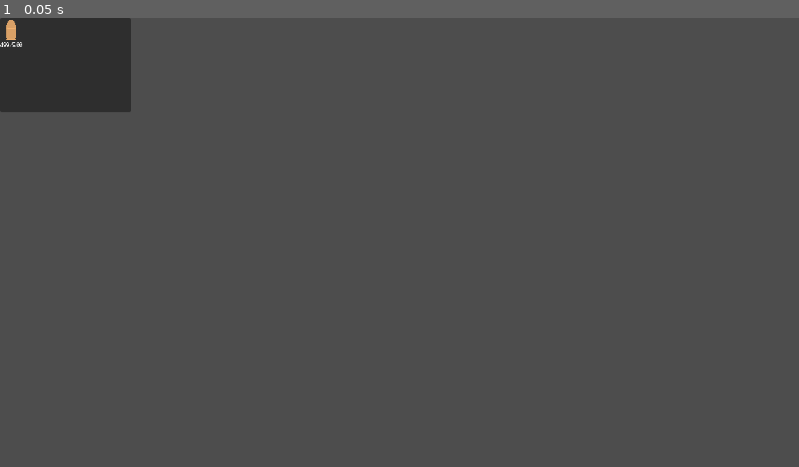
Above: before the commit, frame 1.
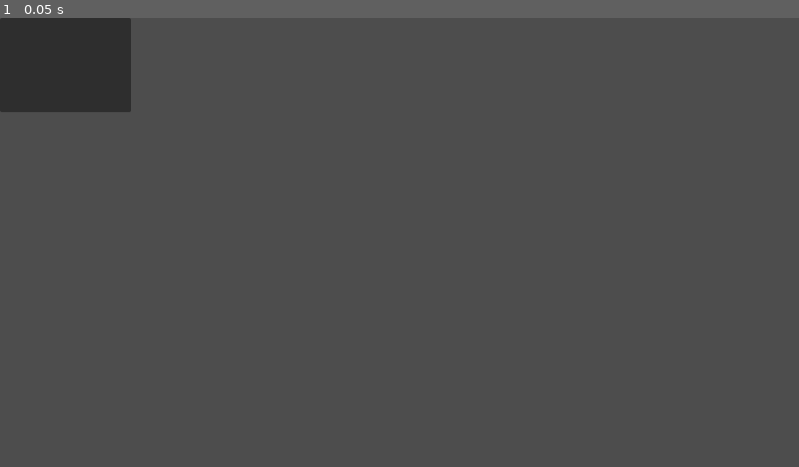
Above: after the commit, the same moment.

Repository: Exstreme-Noob/newnya
Game: Godot game, scene res://node_2d.tscn
Same seed, same stepped clock (60 frames per second), same inputs: the game is played once before the commit and once after it. The engine's default icon, where the game draws it, is replaced by a stand-in: a white triangle on a blue panel in a dark square.
Inputs:
- Up to frame 1 (0.05 s): no input

The runs differ from the first frame. In frame 1, less than 0.1% of the frame differs, in the area x 0-3%, y 0-7%.
Error after the commit: Invalid assignment of property or key 'set_max_columns' with value of type 'float' on a base object of type 'GridContainer'. (res://UI/Scripts/inv_grid_colums.…

Commit message:
%22dsa%20A%22

Diff:
--- /dev/null
+++ b/UI/Scripts/inv_grid_colums.gd
@@ -0,0 +1,13 @@
+extends Panel
+class_name Inventory
+var invgrid:GridContainer
+@export var gui_scale:int
+@export var inslot:Item
+func _ready() -> void:
+	invgrid = $Inventory
+	invgrid.set_max_columns = size.x/(50*gui_scale)
+	invgrid.max_rows
+	var i:int
+	while i < 20 :
+		i=i+1
+		invgrid
--- a/inv_slot.tscn
+++ b/inv_slot.tscn
@@ -1,6 +1,7 @@
-[gd_scene load_steps=4 format=3 uid="uid://dxrbit0mixo2x"]
+[gd_scene load_steps=5 format=3 uid="uid://dxrbit0mixo2x"]
 
 [ext_resource type="Script" uid="uid://jge2ghyen80g" path="res://UI/Scripts/inv_slot.gd" id="1_gvx5b"]
+[ext_resource type="Resource" uid="uid://bih81t3qnwj44" path="res://Items/9mm.tres" id="2_2om6g"]
 [ext_resource type="LabelSettings" uid="uid://dsqcnatgdnnmy" path="res://invFont.tres" id="2_gw5dw"]
 [ext_resource type="Texture2D" uid="uid://ch6evjimer5ck" path="res://Items/texures/9mm.png" id="2_nrbg6"]
 
@@ -9,7 +10,9 @@
 offset_bottom = 50.0
 size_flags_horizontal = 2
 size_flags_vertical = 2
+stretch_mode = 1
 script = ExtResource("1_gvx5b")
+item = ExtResource("2_2om6g")
 
 [node name="VBoxContainer" type="VBoxContainer" parent="."]
 layout_mode = 2
--- a/node_2d.tscn
+++ b/node_2d.tscn
@@ -3,7 +3,7 @@
 [ext_resource type="Texture2D" uid="uid://cfvsma5m4ah8v" path="res://icon.svg" id="1_36dt7"]
 [ext_resource type="Script" uid="uid://cfbi2baelywmm" path="res://scripts/player.gd" id="1_luj55"]
 [ext_resource type="Script" uid="uid://b0o6fj14bkq4o" path="res://scripts/inventory.gd" id="3_vvhv8"]
-[ext_resource type="PackedScene" uid="uid://dxrbit0mixo2x" path="res://inv_slot.tscn" id="4_0hol4"]
+[ext_resource type="Script" uid="uid://dhc6xsuc035k4" path="res://UI/Scripts/inv_grid_colums.gd" id="4_0hol4"]
 [ext_resource type="Resource" uid="uid://bih81t3qnwj44" path="res://Items/9mm.tres" id="5_kdubu"]
 
 [sub_resource type="CircleShape2D" id="CircleShape2D_4ncyk"]
@@ -39,17 +39,15 @@
 layout_mode = 0
 offset_right = 189.0
 offset_bottom = 136.0
+script = ExtResource("4_0hol4")
+gui_scale = 1
+inslot = ExtResource("5_kdubu")
 
 [node name="Inventory" type="GridContainer" parent="CanvasLayer/UI/InvPanel"]
 layout_mode = 2
 offset_right = 184.0
 offset_bottom = 133.0
-columns = 2
-
-[node name="InvSlot2" parent="CanvasLayer/UI/InvPanel/Inventory" instance=ExtResource("4_0hol4")]
-layout_mode = 2
-item = ExtResource("5_kdubu")
-amount = 499
+columns = 5
 
 [node name="Equipment" type="GridContainer" parent="CanvasLayer/UI/InvPanel"]
 layout_mode = 0
Not shown, added: UI/Scripts/inv_grid_colums.gd.uid
